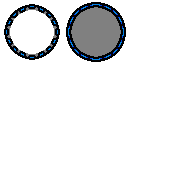
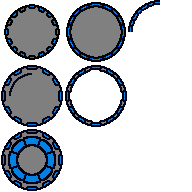
The second 192 x 192 image is a revision of the first. Changes to its layers:
hid "cannon", painted on it over <box>22,47,42,170</box>
added layer "test" above "test2" over <box>10,138,54,182</box>
added layer "test2" above "saucer_Details copy #3" over <box>8,136,56,184</box>
painted on "saucer" over <box>1,0,160,191</box>
